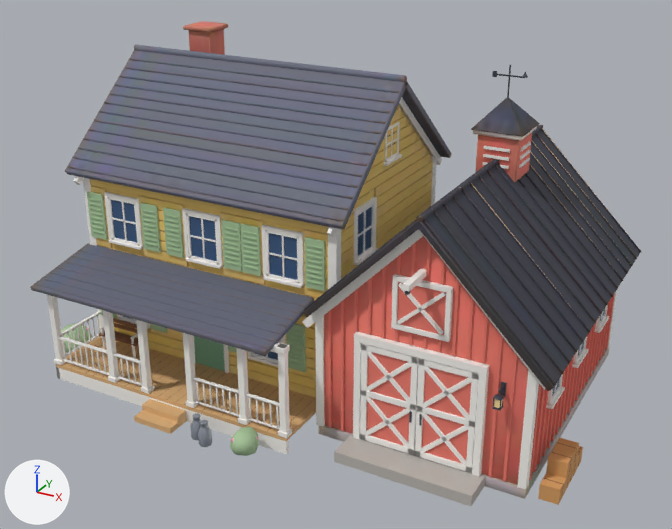
Two versions of the glTF model public/env/farmhouse.glb, one commit apart.
The view is the same before and after, from a 50 mm lens placed at (11.62, -20.75, 13.73), pointed at (0.39, -0.33, 3.52). The axes (+X, +Y, +Z) are drawn at lower left. The lights are the same throughout. The older version comes first. Where no turn or scale is listed for an object, it has been applied to the vertices. Vertices at exactly the same position are counted once.

In view in the first picture: 'farmhouse_barn_door_left', 'farmhouse_body', 'farmhouse_details'.
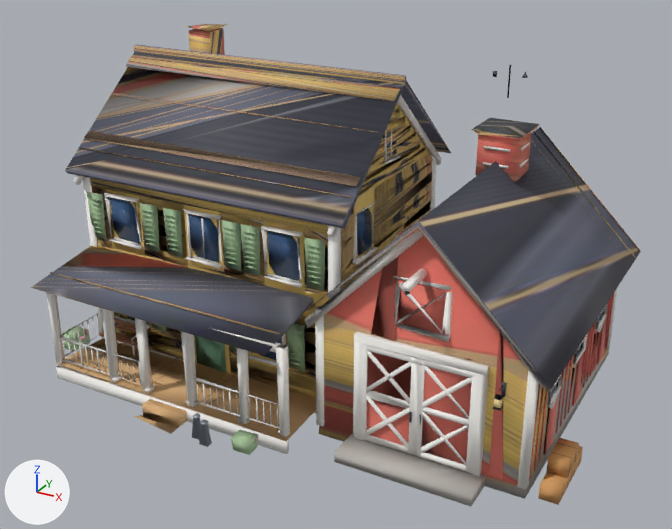
Where the newer file only moved an object's origin or applied its transform, the numbers keep the older frame.

What differs and where, as boxes [x1, y1, x2, y2] in the pictures (672 x 529 px; the box of a moved part takes in the faces that stretch with it):
'farmhouse_body', reshaped, moved
    before: [30, 21, 642, 499]
    after: [31, 24, 641, 499]
'farmhouse_barn_door_left', reshaped, moved
    before: [47, 65, 618, 489]
    after: [46, 65, 618, 489]
'farmhouse_details', reshaped
    before: [56, 131, 605, 506]
    after: [56, 131, 604, 506]
part 1 of me_farmhouse_barn_door_left, deleted
    before: [102, 74, 606, 449]
part 2 of me_farmhouse_barn_door_left, cut back
    before: [47, 65, 618, 489]
    after: [395, 303, 606, 344]
part 3 of me_farmhouse_body, added (brown)
    after: [220, 213, 265, 285]
part 4 of me_farmhouse_body, rebuilt
    before: [303, 129, 640, 391]
    after: [309, 127, 641, 390]
part 5 of me_farmhouse_body, rebuilt (13% wider)
    before: [65, 50, 407, 230]
    after: [65, 45, 451, 229]
part 6 of me_farmhouse_body, rebuilt
    before: [189, 29, 225, 55]
    after: [189, 28, 225, 55]
part 7 of me_farmhouse_body, rebuilt
    before: [476, 133, 532, 182]
    after: [471, 118, 539, 182]
part 8 of me_farmhouse_body, rebuilt
    before: [365, 139, 421, 182]
    after: [364, 139, 421, 182]
part 9 of me_farmhouse_body, rebuilt
    before: [371, 131, 416, 168]
    after: [371, 132, 416, 167]
part 10 of me_farmhouse_body, rebuilt
    before: [378, 124, 411, 152]
    after: [376, 124, 411, 153]
part 11 of me_farmhouse_body, deleted
    before: [34, 21, 642, 499]
part 12 of me_farmhouse_body, moved or reshaped
    before: [30, 80, 452, 356]
    after: [31, 24, 637, 499]
part 13 of me_farmhouse_details, deleted
    before: [61, 329, 312, 435]
part 14 of me_farmhouse_details, cut back
    before: [56, 131, 605, 506]
    after: [231, 430, 258, 455]

Patch to the scene script:
```diff
--- a/public/env/farmhouse.glb.py
+++ b/public/env/farmhouse.glb.py
@@ me_farmhouse_barn_door_left @@
-me_farmhouse_barn_door_left.from_pydata(...)  # 7207 vertices, 13810 faces; spans x -6.99..6.99, y -4.58..4.58, z -4.46..4.46
+me_farmhouse_barn_door_left.from_pydata(...)  # 1238 vertices, 1996 faces; spans x -6.99..6.99, y -4.57..4.57, z -4.46..4.46
+# me_farmhouse_barn_door_left part 1: 60 loose pieces with 858 vertices, spanning x -6.9..6.72, y -3.67..4.48, z -4.14..4.2, are deleted
+# me_farmhouse_barn_door_left part 2: 4 vertices moved within x -5.13..3.95, y -3.48..-2.8, z -3.54..-0.71; 5115 vertices removed from x -6.99..6.99, y -4.58..4.58, z -4.46..4.46; 4 vertices added at x 6.58..6.63, y 3.49, z -2.79..-1.73
 me_farmhouse_barn_door_left.materials.append(mat_farmhouse_trim_white_x)
@@ me_farmhouse_body @@
-me_farmhouse_body.from_pydata(...)  # 5257 vertices, 9426 faces; spans x -7.19..7.19, y -4.87..4.87, z -4.61..4.61
+me_farmhouse_body.from_pydata(...)  # 712 vertices, 1372 faces; spans x -7.19..7.19, y -4.86..4.86, z -4.6..4.6
+# me_farmhouse_body part 3: a new loose piece, a UV sphere (6 segments, 3 rings, poles along x) spanning x -2.19..-0.889, y -2.545..-2.512, z -1.142..0.628, in mat_farmhouse_body_pbr
+# me_farmhouse_body part 4: the loose piece of 36 vertices spanning x 0.96..7.16, y -3.73..4.87, z -1.41..1.93 is rebuilt with 13 vertices and now spans x 0.95..7.17, y -3.72..4.86, z -1.4..1.97
+# me_farmhouse_body part 5: the loose piece of 24 vertices spanning x -7.19..1.61, y -2.91..0.57, z 0.95..3.91 is rebuilt with 20 vertices and now spans x -7.19..1.61, y -2.89..3.84, z 0.99..4.02
+# me_farmhouse_body part 6: the loose piece of 24 vertices spanning x -5.59..-4.84, y 0.97..1.72, z 1.57..4.49 is rebuilt with 10 vertices and now spans x -5.59..-4.84, y 0.98..1.73, z 1.62..4.51
+# me_farmhouse_body part 7: the loose piece of 24 vertices spanning x 3.36..4.46, y 1.12..2.22, z 1.42..2.57 is rebuilt with 16 vertices and now spans x 3.23..4.59, y 1.0..2.37, z 1.46..2.71
+# me_farmhouse_body part 8: the loose piece of 22 vertices spanning x 1.2..1.25, y -1.46..2.4, z 1.54..1.82 is rebuilt with 4 vertices and now spans x 1.21..1.24, y -1.45..2.41, z 1.56..1.83
+# me_farmhouse_body part 9: the loose piece of 22 vertices spanning x 1.2..1.25, y -1.1..2.05, z 1.84..2.12 is rebuilt with 4 vertices and now spans x 1.21..1.24, y -1.09..2.05, z 1.86..2.13
+# me_farmhouse_body part 10: the loose piece of 22 vertices spanning x 1.2..1.25, y -0.75..1.69, z 2.14..2.42 is rebuilt with 4 vertices and now spans x 1.21..1.24, y -0.73..1.69, z 2.16..2.43
+# me_farmhouse_body part 11: 240 loose pieces with 4557 vertices, spanning x -7.19..7.19, y -4.75..4.87, z -4.61..4.61, are deleted
+# me_farmhouse_body part 12: 2 vertices moved within x -7.12..1.54, y -2.33, z 1.62; 524 vertices removed from x -7.19..1.61, y -4.87..3.85, z -3.56..3.91; 611 vertices added at x -7.15..7.19, y -4.86..4.53, z -4.6..4.6
+# other edits to the shape of me_farmhouse_body do not show in these pictures
 me_farmhouse_body.materials.append(mat_farmhouse_body_pbr)
@@ me_farmhouse_details @@
-me_farmhouse_details.from_pydata(...)  # 4156 vertices, 7532 faces; spans x -7.7..7.7, y -4.9..4.9, z -3.6..3.6
+me_farmhouse_details.from_pydata(...)  # 774 vertices, 892 faces; spans x -7.5..7.7, y -4.8..4.9, z -3.6..3.6
+# me_farmhouse_details part 13: 26 loose pieces with 382 vertices, spanning x -7.6..0.9, y -4.4..2.6, z -3.3..0.1, are deleted
+# me_farmhouse_details part 14: 9 vertices moved within x -6.7..0.5, y -4.8..4.0, z -3.1..0.1; 2984 vertices removed from x -7.7..7.7, y -4.9..4.4, z -3.6..3.6
+# other edits to the shape of me_farmhouse_details do not show in these pictures
 me_farmhouse_details.materials.append(mat_farmhouse_window_glass_x)
@@ ob_farmhouse_body @@
 ob_farmhouse_body = bpy.data.objects.new('farmhouse_body', me_farmhouse_body)
-ob_farmhouse_body.location = (0.23, 0.26, 4.63)
+ob_farmhouse_body.location = (0.23, 0.25, 4.61)
```
